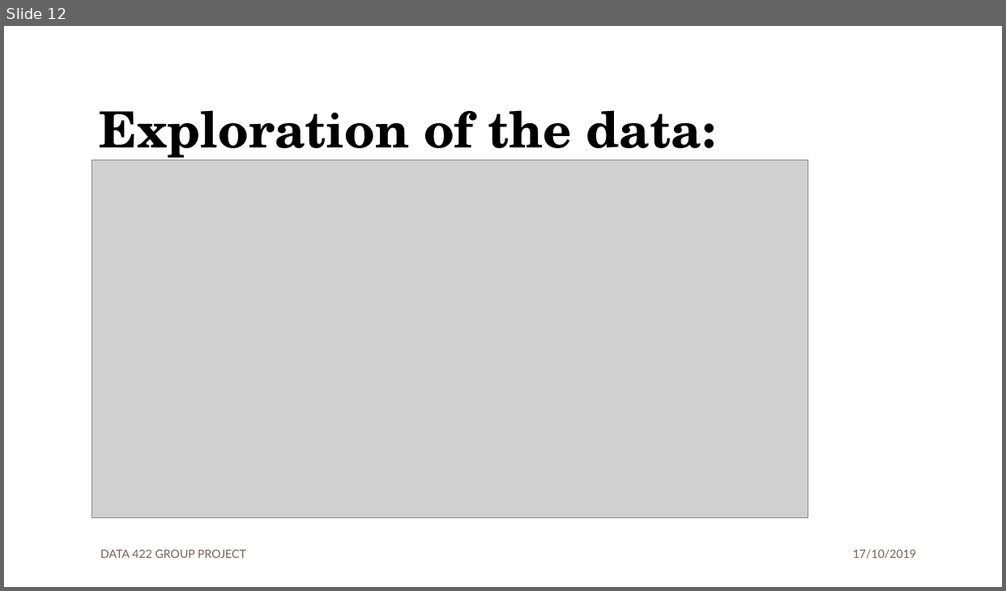
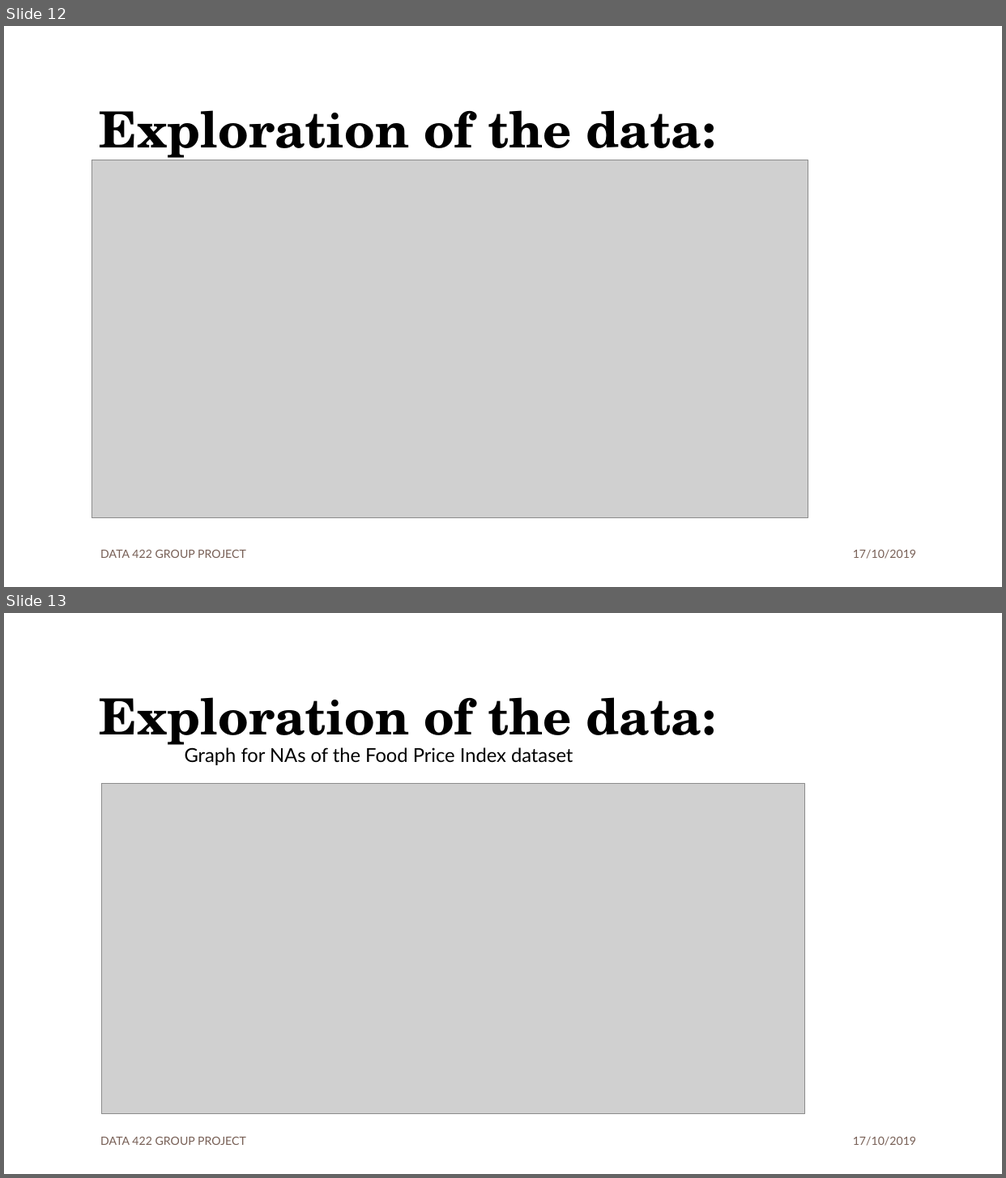
Before and after one commit to dipinpjoseph/Analysis-NZ-Consumer-Goods, a slide deck: Data_422_Presentation.pptx. Shown one above the other, each under a label of ours: slide 12 before the commit, slides 12 and 13 after it. The pictures are 1006x591 and 1006x1178 pixels, drawn with LibreOffice and Linux fonts; fonts in the diff are those of the drawing; grey boxes stand for pictures; background and template pictures are left out. Boxes give left, top, right and bottom in pixels: in the first picture for what was removed or moved away, otherwise in the second. Text is boxed around its words. In the diff, an @@ line names an element or a change of style, - is before the commit and + after.

Commit message:
Updates in group presentation
Updates in group presentation (added NA graph for food index)

```diff
--- a/Data_422_Presentation.pptx
+++ b/Data_422_Presentation.pptx
@@ slide 13 added at box(4, 613, 1002, 1174), background #FFFFFF; not listed: 1 template element that a slide beside it also shows @@
@@ title added at box(99, 697, 716, 751), 48 pt, text #000000, bold @@
+Exploration of the data:
@@ text added at box(185, 747, 573, 765), 18.5 pt, text #000000 @@
+Graph for NAs of the Food Price Index dataset
@@ picture added at box(101, 784, 805, 1114) @@
@@ text added at box(100, 1137, 246, 1145), 11 pt, text #775F55 @@
+DATA 422 GROUP PROJECT
@@ text added at box(853, 1136, 916, 1146), 11 pt, text #775F55 @@
+17/10/2019
@@ page number added at box(930, 1127, 982, 1157), 14 pt, text #FFFFFF, bold @@
+13
```
Also in this commit, not shown: 3 slides changed.
